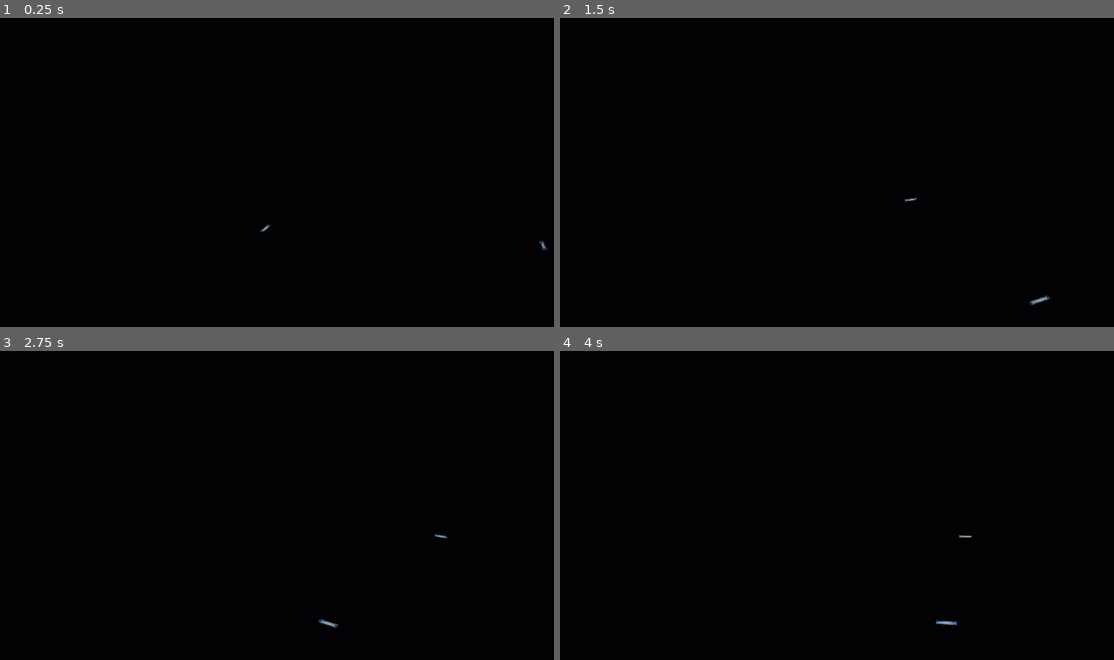
Above: before the commit, frames 1-4 (two rows, left to right).
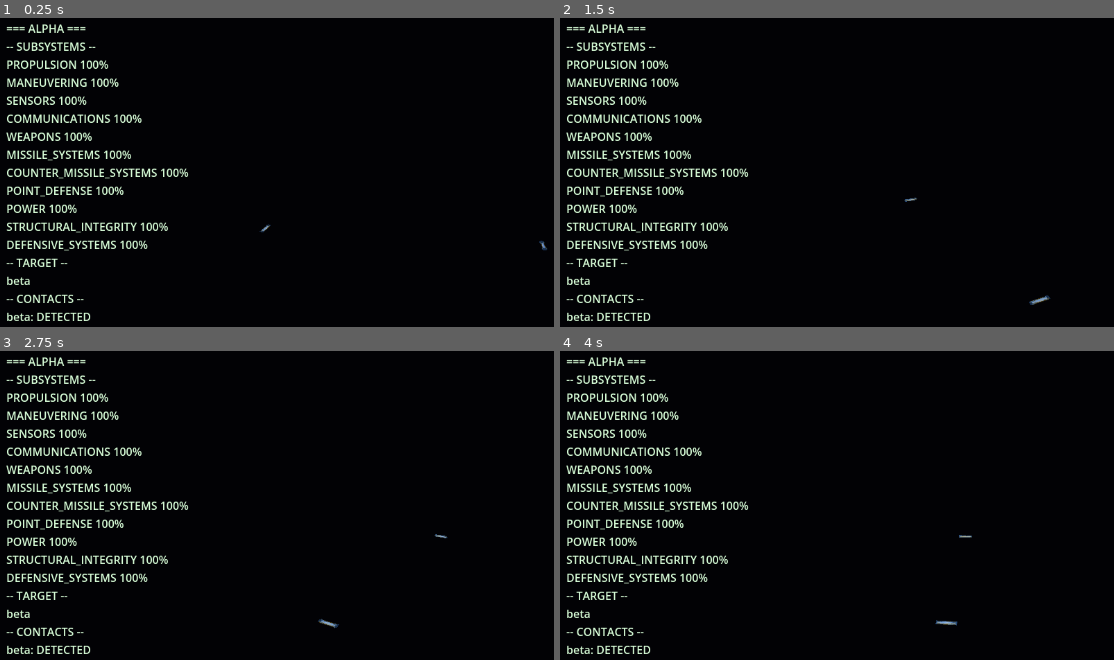
Above: after the commit, the same moments.

Repository: triest/HonorHaringtonGame
Game: Godot game, scene res://scenes/main.tscn
Two runs of this game, one before a commit and one after it. Both use one fixed random seed, a clock stepped at 60 frames per second and the inputs below.
Inputs (mouse positions are in pixels of both pictures, inside the frame that each line leads up to):
- Up to frame 1 (0.25 s): no input
- Up to frame 2 (1.5 s): tap Enter at 0.5 s; move the mouse to (outside the picture) at 0.52 s; hold Right 0.53-1.25 s; click (outside the picture) at 0.67 s; drag from (798, 259) to (920, 326) at 1.27 s
- Up to frame 3 (2.75 s): tap Space at 2 s; move the mouse to (476, 471) at 2.02 s; hold Right from 2.03 s (still down)
- Up to frame 4 (4 s): release Right at 2.75 s; drag from (920, 659) to (715, 502) at 2.77 s; tap Enter at 3.5 s; move the mouse to (outside the picture) at 3.52 s; hold Left from 3.53 s (still down)

The runs differ from the first frame. In frame 1, 5.2% of the frame differs, in the area x 1-34%, y 1-99%; in frame 2, 5.2%; in frame 3, 5.2%; in frame 4, 5.2%.

Commit message:
§56.1 vertical slice item 4: minimal HUD
Add scripts/hud.gd -- a plain-text CanvasLayer/Label readout (no health
bars, per §25.1) of per-ship subsystem condition, current weapon target
designation, and sensor contacts, pulled directly from existing
ShipSubsystems/SensorContact/SimulationWorld state. Wired into main.gd
next to weapon_fx, point-of-view fixed to "alpha" for this first slice.

Add SimulationWorld.get_weapon_target_designation(ship_id): a read-only
accessor that reuses the AI's own _resolve_weapon_target/
_hostile_ship_ids so the HUD can never disagree with what will actually
fire next. main.gd now assigns ShipSubsystems to both demo ships (were
null before), otherwise the per-subsystem readout had nothing to show.

Verified via a throwaway (uncommitted) headless SceneTree script (300
simulated ticks: all subsystems 100%, target "beta", contact "beta:
DETECTED") and via headless --import + a live res://scenes/main.tscn
run, which shows no new error/warning types versus the item-6 baseline.

Co-Authored-By: Claude Sonnet 5 <noreply@anthropic.com>
Claude-Session: https://claude.ai/code/session_017JkD5Hk9rMeXkbauvBZvur

Diff:
--- /dev/null
+++ b/project/scripts/hud.gd
@@ -0,0 +1,81 @@
+extends CanvasLayer
+## Hud
+##
+## ТЗ §56.1 item 4: minimal, §25.1-compliant HUD (§25.1 -- "no health
+## bars/damage percentages shown as decorative bars/icons") -- a plain
+## TEXT readout of one ship's live simulation state, nothing more:
+## per-subsystem condition, current weapon target designation, and the
+## sensor contact list. Like WeaponFx (scripts/weapon_fx.gd), this is a
+## pure rendering readout of ALREADY-COMPUTED SimulationWorld state
+## (§42) -- it invents no new game-design mechanic and computes nothing
+## itself beyond text formatting, including target selection: see
+## SimulationWorld.get_weapon_target_designation(), which this reuses
+## rather than re-deriving a second copy of "which target".
+##
+## Single-ship point of view for this first slice (ТЗ §56.1 item 4's own
+## instruction: "pick ONE ship... unless showing both is trivial" --
+## showing both isn't trivial with a single Label's worth of screen
+## space without real layout work, so kept single per that fallback);
+## main.gd wires this to "alpha". A future pass can add a second panel
+## or a POV switch once order input (item 5) gives the player an actual
+## controlled ship to default the POV to.
+class_name Hud
+
+const SubsystemType = preload("res://simulation/subsystem_type.gd")
+const ContactState = preload("res://simulation/contact_state.gd")
+
+var _label: Label
+var pov_ship_id: String = ""
+
+func _ready() -> void:
+	_label = Label.new()
+	_label.name = "HudLabel"
+	_label.position = Vector2(12, 12)
+	_label.add_theme_color_override("font_color", Color(0.85, 1.0, 0.85))
+	_label.add_theme_font_size_override("font_size", 16)
+	add_child(_label)
+
+## Call once per simulation tick (same call site/order as WeaponFx.update,
+## see main.gd._on_tick) with the world and which ship this HUD instance
+## is a point of view for.
+func update(world: SimulationWorld, ship_id: String) -> void:
+	pov_ship_id = ship_id
+	_label.text = _build_text(world, ship_id)
+
+func _build_text(world: SimulationWorld, ship_id: String) -> String:
+	var ship = world.ships.get(ship_id)
+	if ship == null:
+		return "HUD: no ship '%s'" % ship_id
+
+	var lines: Array = []
+	lines.append("=== %s ===" % ship_id.to_upper())
+
+	lines.append("-- SUBSYSTEMS --")
+	if ship.subsystems == null:
+		lines.append("N/A (no ShipSubsystems assigned)")
+	else:
+		for type_value in SubsystemType.Type.values():
+			var type_name: String = SubsystemType.Type.keys()[type_value]
+			var condition: float = ship.subsystems.get_condition(type_value)
+			lines.append("%s %d%%" % [type_name, roundi(condition * 100.0)])
+
+	lines.append("-- TARGET --")
+	var target_id: String = world.get_weapon_target_designation(ship_id)
+	lines.append(target_id if target_id != "" else "NONE")
+
+	lines.append("-- CONTACTS --")
+	var contacts: Dictionary = world.sensor_contacts.get(ship_id, {})
+	if contacts.is_empty():
+		lines.append("(none)")
+	else:
+		for contact_id in contacts.keys():
+			var contact = contacts[contact_id]
+			var state_name: String = ContactState.Type.keys()[contact.state]
+			lines.append("%s: %s" % [contact_id, state_name])
+
+	var text: String = ""
+	for i in range(lines.size()):
+		text += lines[i]
+		if i < lines.size() - 1:
+			text += "\n"
+	return text
--- a/project/scripts/main.gd
+++ b/project/scripts/main.gd
@@ -35,6 +35,15 @@
 var world: SimulationWorld
 var hulls: Dictionary = {}  # String ship_id -> HullState (local, illustrative only -- NOT passed to world.hulls; see world.add_ship's optional hull param, unused here)
 var weapon_fx: WeaponFx
+var hud: Hud
+
+## ТЗ §56.1 item 4 (Minimal HUD): which ship the single HUD panel is a
+## point of view for. Alpha, arbitrarily -- no player-controlled side
+## exists yet (that is item 5), so there is no principled reason to
+## prefer one demo ship over the other; picking one is what the
+## checklist item itself allows ("pick ONE ship... unless showing both
+## is trivial").
+const HUD_POV_SHIP_ID: String = "alpha"
 
 func _ready() -> void:
 	world = SimulationWorld.new()
@@ -44,6 +53,15 @@
 	alpha.position = Vector3(-5000.0, 0.0, 0.0)
 	alpha.commanded_thrust_local = Vector3(0.0, 0.0, -1.0)
 	alpha.defense = ShipDefenseState.new()
+	# ТЗ §56.1 item 4: assigned here (previously null) so the HUD's
+	# per-subsystem readout has real, non-null state to show -- "per-ship
+	# subsystem condition" is meaningless with subsystems always null.
+	# Every subsystem starts fully healthy (ShipSubsystems._init default);
+	# nothing else about the demo scenario changes, the already-wired
+	# consumers (WEAPONS/POINT_DEFENSE/MISSILE_SYSTEMS/SENSORS/
+	# PROPULSION/MANEUVERING/COMMUNICATIONS, see ship_subsystems.gd) simply
+	# now have live data to act on as combat damages these ships.
+	alpha.subsystems = ShipSubsystems.new()
 	world.add_ship("alpha", alpha)
 	world.set_team("alpha", "red")
 
@@ -52,6 +70,7 @@
 	beta.orientation = Quaternion(Vector3.UP, PI)
 	beta.commanded_thrust_local = Vector3(0.0, 0.0, -1.0)
 	beta.defense = ShipDefenseState.new()
+	beta.subsystems = ShipSubsystems.new()  # see alpha.subsystems assignment above for rationale
 	world.add_ship("beta", beta)
 	world.set_team("beta", "blue")
 
@@ -77,6 +96,9 @@
 
 	weapon_fx = WeaponFx.new()
 	add_child(weapon_fx)
+
+	hud = Hud.new()
+	add_child(hud)
 
 	world.clock.simulation_tick.connect(_on_tick)
 	_frame_camera_on_ships()
@@ -105,6 +127,7 @@
 		for mount in world.weapon_mounts[ship_id]:
 			mount.tick(dt)
 	weapon_fx.update(world)
+	hud.update(world, HUD_POV_SHIP_ID)
 
 ## Points the scene's OrbitCamera at the midpoint between the two demo
 ## ships from a distance proportional to their separation, computed from
--- a/project/simulation/simulation_world.gd
+++ b/project/simulation/simulation_world.gd
@@ -440,6 +440,29 @@
 		if is_hostile(ship_id, other_id):
 			result.append(other_id)
 	return result
+
+## ТЗ §56.1 item 4 (Minimal HUD): read-only accessor for "current target
+## designation", so the HUD can show a ship's actual live weapon target
+## without duplicating (or drifting from) the exact selection rule
+## weapons AI already applies each tick. Deliberately calls the SAME
+## private helper the AI itself uses (_resolve_weapon_target, plus its
+## _hostile_ship_ids dependency) instead of re-deriving a second copy of
+## "which target does this ship prefer" -- manual directive target wins
+## if set on ship_combat_directives, else this returns the AI's live
+## nearest-usable-hostile-contact pick, exactly matching what will
+## actually fire next. Pure query: every function it calls only reads
+## state, so this is safe to call from the HUD every frame with no
+## simulation side effects. Returns "" when there is no valid target
+## right now (no usable hostile sensor contact yet, ship unknown, etc).
+func get_weapon_target_designation(ship_id: String) -> String:
+	var ship = ships.get(ship_id)
+	if ship == null:
+		return ""
+	var contacts: Dictionary = sensor_contacts.get(ship_id, {})
+	var hostile_ids: Array = _hostile_ship_ids(ship_id)
+	var selection: Dictionary = _resolve_weapon_target(ship_id, ship, contacts, hostile_ids)
+	var target_id = selection.get("ship_id")
+	return target_id if target_id != null else ""
 
 func add_missile(missile_id: String, missile, owner_ship_id: String = "") -> void:
 	missiles[missile_id] = missile
Not shown, changed: .tools/state.md
Not shown, changed: CHANGELOG.md
